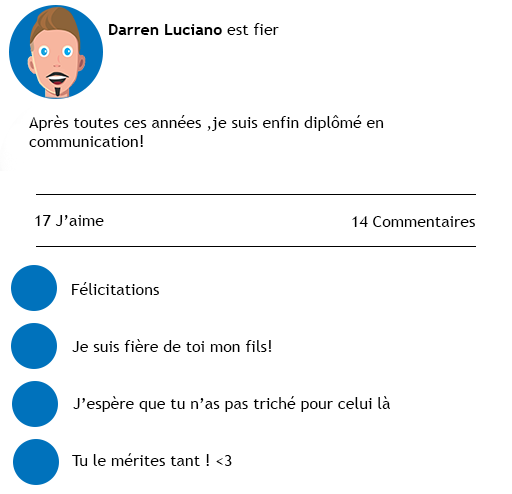
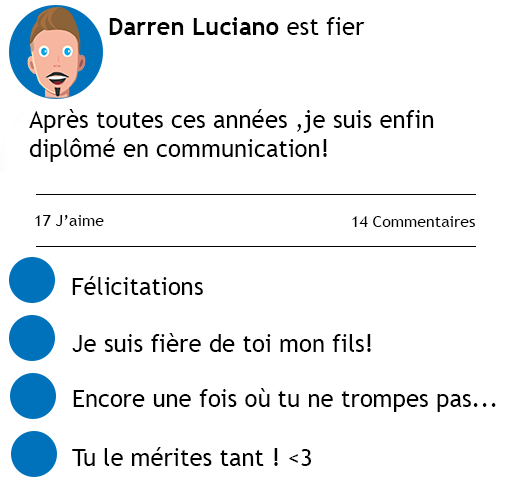
Layer changes from the first 512 x 494 image to the second:
painted on "Tu le mérites tant ! <3" over [72, 447, 311, 466]
renamed "J’espère que tu n’as pas triché pour celui là" to "Encore une fois où tu ne trompes pas...", painted on it over [73, 388, 496, 412]
painted on "Je suis fière de toi mon fils!" over [72, 333, 371, 352]
painted on "Félicitations" over [72, 276, 203, 295]
painted on "Ellipse 2" over [9, 257, 59, 485]
painted on "Diplômé" over [29, 109, 434, 162]
painted on "Darren Luciano est fier" over [109, 17, 365, 35]
